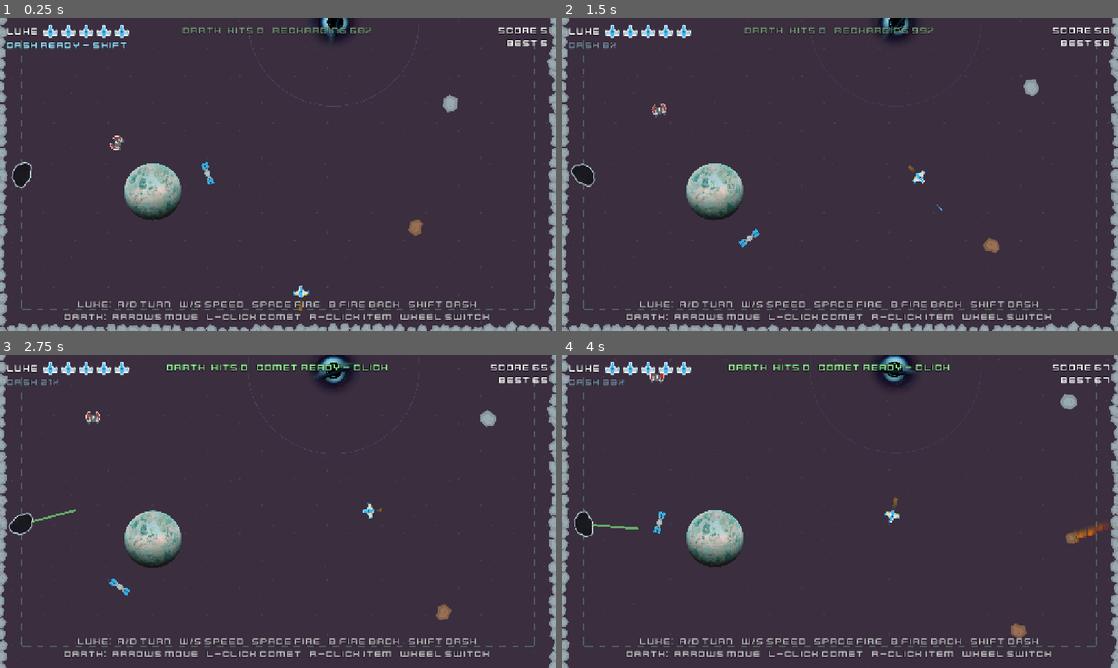
Above: before the commit, frames 1-4 (two rows, left to right).
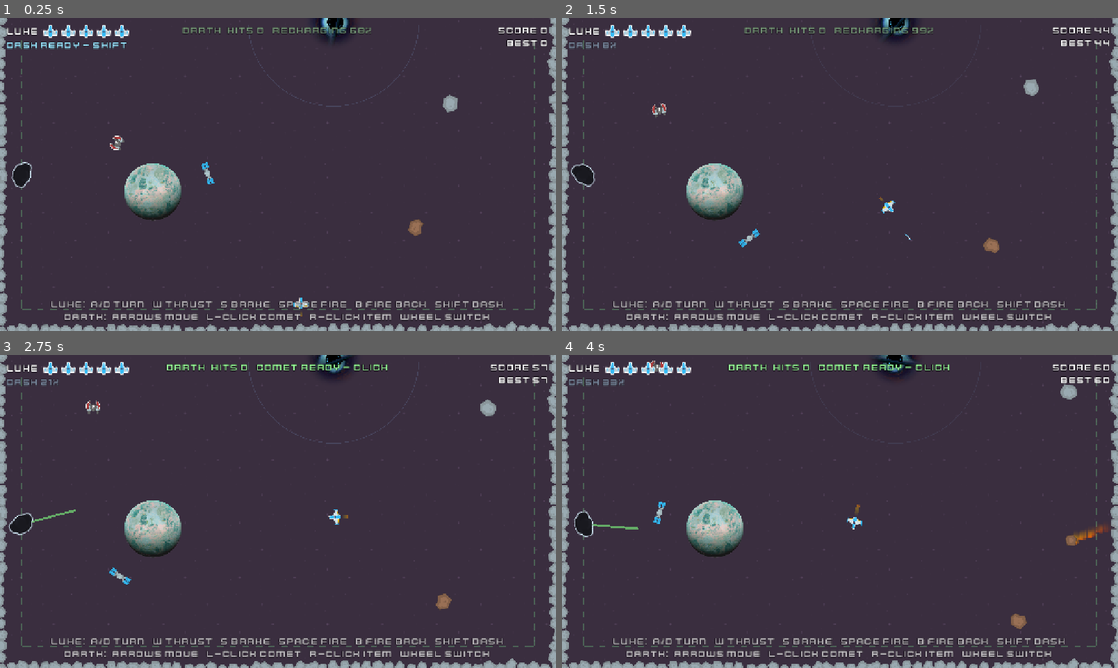
Above: after the commit, the same moments.

Repository: pricezhang42/star-fight
Game: Godot game, scene res://scenes/main.tscn
Two runs of this game, one before a commit and one after it. Both use one fixed random seed, a clock stepped at 60 frames per second and the inputs below.
Inputs (mouse positions are in pixels of both pictures, inside the frame that each line leads up to):
- Up to frame 1 (0.25 s): no input
- Up to frame 2 (1.5 s): tap Enter (restart) at 0.5 s; move the mouse to (962, 158) at 0.52 s; hold D (turn_right) 0.53-1.28 s; tap Shift (dash) at 0.6 s; move the mouse to (728, 190) at 1.27 s; hold S (brake) from 1.28 s (still down); tap Space (fire) at 1.35 s
- Up to frame 3 (2.75 s): move the mouse to (333, 442) at 2.02 s; release S (brake) at 2.03 s; hold D (turn_right) from 2.03 s (still down); tap Down (p2_down) at 2.1 s
- Up to frame 4 (4 s): move the mouse to (812, 574) at 2.77 s; release D (turn_right) at 2.78 s; hold W (thrust) 2.78-3.53 s; tap Left (p2_left) at 2.85 s; move the mouse to (1006, 558) at 3.52 s; hold A (turn_left) from 3.53 s (still down); tap Mouse wheel down (p2_next) at 3.6 s

The runs differ from the first frame. In frame 1, 0.9% of the frame differs, in the area x 9-99%, y 2-96%; in frame 2, 1.0%; in frame 3, 6.1%, in the area x 0-100%, y 0-100%; in frame 4, 6.0%.

Commit message:
Momentum controls for Luke
W now thrusts: hold it to speed up (0 to top speed in about 0.8 s); let
go and the ship coasts to a stop in about a second. S brakes hard. The
ship starts each run parked.

Diff:
--- a/scenes/hud.tscn
+++ b/scenes/hud.tscn
@@ -67,7 +67,7 @@
 grow_horizontal = 2
 grow_vertical = 0
 modulate = Color(1, 1, 1, 0.7)
-text = "LUKE:  A/D TURN   W/S SPEED   SPACE FIRE   B FIRE BACK   SHIFT DASH\nDARTH:  ARROWS MOVE   L-CLICK COMET   R-CLICK ITEM   WHEEL SWITCH"
+text = "LUKE:  A/D TURN   W THRUST   S BRAKE   SPACE FIRE   B FIRE BACK   SHIFT DASH\nDARTH:  ARROWS MOVE   L-CLICK COMET   R-CLICK ITEM   WHEEL SWITCH"
 label_settings = SubResource("ls")
 horizontal_alignment = 1
 
--- a/scripts/player.gd
+++ b/scripts/player.gd
@@ -1,7 +1,8 @@
 extends CharacterBody2D
-## Luke's starship (player 1). A/D rotate the ship, W/S speed up and brake,
+## Luke's starship (player 1). A/D rotate the ship, W thrusts (let go and the
+## ship coasts to a stop in about a second), S brakes hard,
 ## Space fires forward, B fires backward, Shift dashes.
-## The ship always keeps drifting forward at its current speed.
+## Momentum: speed builds up while W is held and bleeds off when it isn't.
 ## Darth's items can reverse the controls (chaos) or make it bigger (giant).
 
 signal lives_changed(lives: int)
@@ -11,11 +12,12 @@
 ## 0..1 how recharged the dash is (1 = ready).
 signal dash_changed(ready_fraction: float)
 
-@export var speed := 220.0 ## starting / current speed
-@export var min_speed := 60.0
+@export var speed := 0.0 ## current speed (starts parked)
+@export var min_speed := 0.0
 @export var max_speed := 340.0
-@export var acceleration := 220.0 ## speed gained per second while holding W
-@export var brake_force := 420.0 ## speed lost per second while holding S
+@export var acceleration := 420.0 ## speed gained per second while holding W
+@export var coast_drag := 320.0 ## speed lost per second when W is released
+@export var brake_force := 1400.0 ## speed lost per second while holding S
 @export var turn_speed := 3.2 ## radians per second
 @export var max_lives := 5
 @export var invulnerable_time := 3.0
@@ -118,6 +120,8 @@
 		_move_dir = rotate_toward(_move_dir, heading, 8.0 * delta)
 	if go:
 		speed += acceleration * delta
+	else:
+		speed -= coast_drag * delta # coast to a stop
 	if stop_:
 		speed -= brake_force * delta
 	speed = clampf(speed, min_speed, max_speed)
